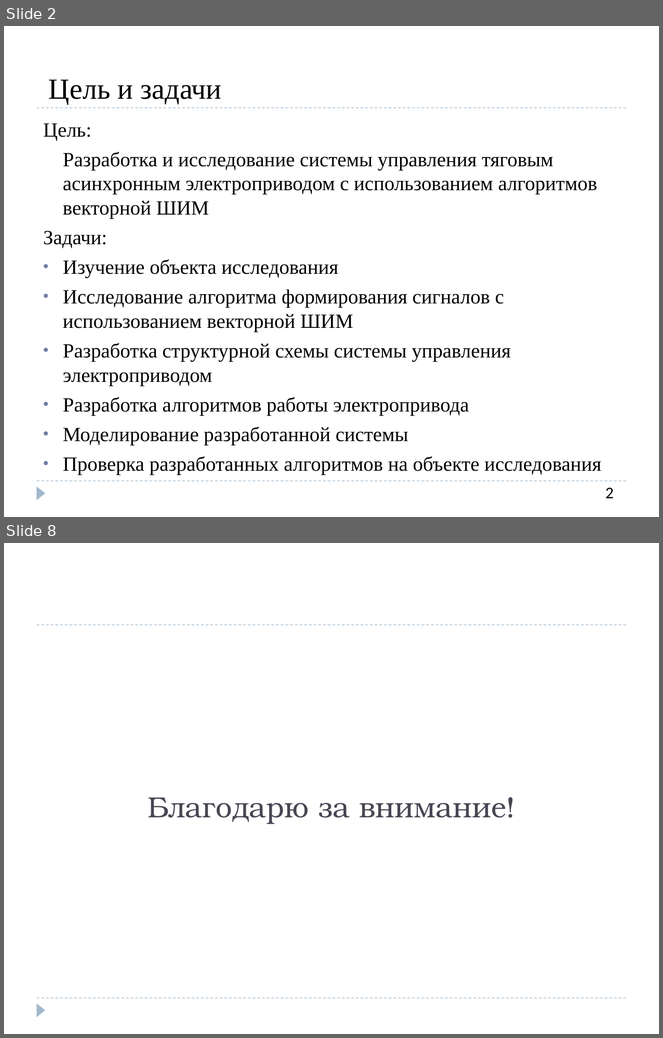
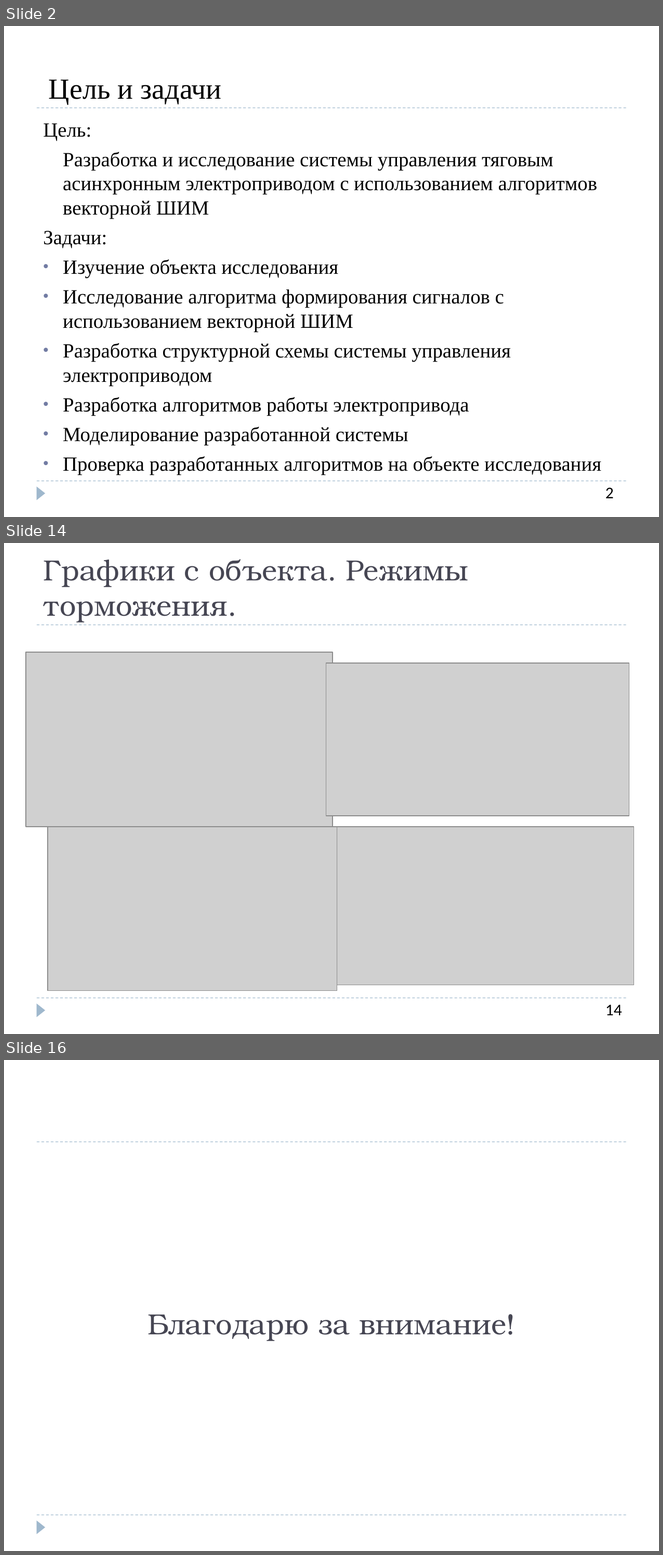
Before and after one commit to SozonovAA/dissertation, a slide deck: Конечный вариант/СозоновА.А._5404_Презентация к диплому.pptx. Shown one above the other, each under a label of ours: slides 2 and 8 before the commit, slides 2, 14 and 16 after it; the slides between them are not shown. The pictures are 663x1038 and 663x1555 pixels, drawn with LibreOffice and Linux fonts; fonts in the diff are those of the drawing; grey boxes stand for pictures. Boxes give left, top, right and bottom in pixels: in the first picture for what was removed or moved away, otherwise in the second. Text is boxed around its words. In the diff, an @@ line names an element or a change of style, - is before the commit and + after.

```diff
--- a/Конечный вариант/СозоновА.А._5404_Презентация к диплому.pptx
+++ b/Конечный вариант/СозоновА.А._5404_Презентация к диплому.pptx
@@ slide 14 added at [4,543,659,1034], background #FFFFFF; not listed: 3 template elements that a slide beside it also shows @@
@@ title added at [43,559,468,623], 32 pt, text #464653 @@
+Графики с объекта. Режимы торможения.
@@ picture added at [26,652,332,827] @@
@@ picture added at [326,663,630,815] @@
@@ picture added at [48,827,337,991] @@
@@ picture added at [337,827,634,985] @@
@@ text added at [606,1005,622,1016], 18 pt, text #000000 @@
+14
@@ what was slide 8 is now slide 16 @@
```
Also in this commit, not shown: 5 slides changed, 7 other slides added, 1 other file.
